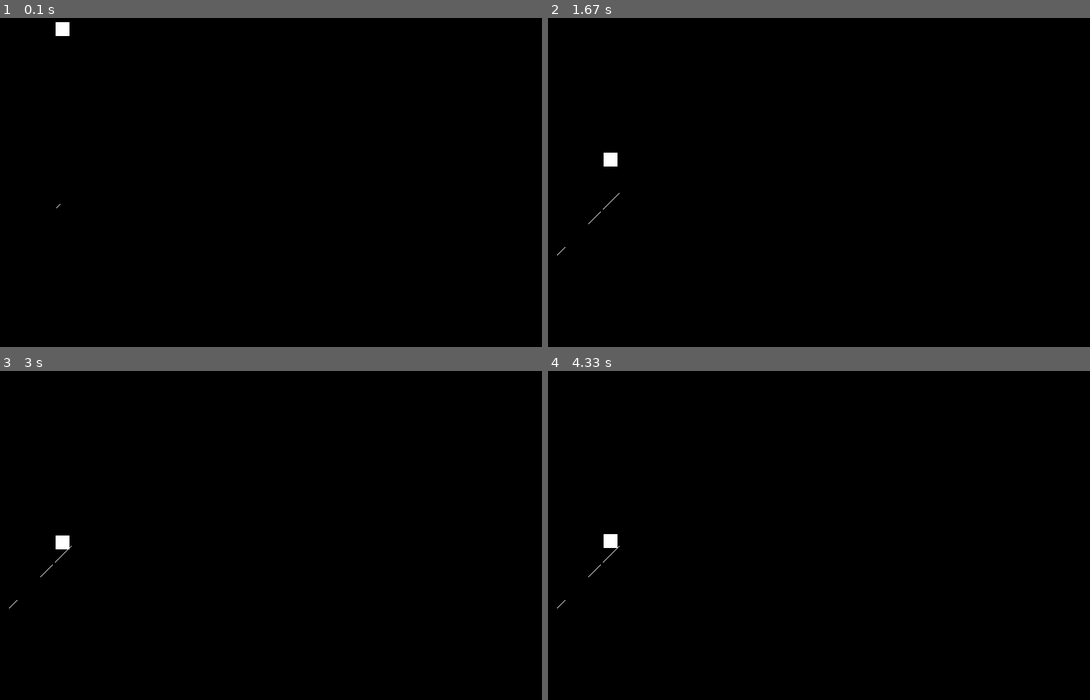
Above: before the commit, frames 1-4 (two rows, left to right).
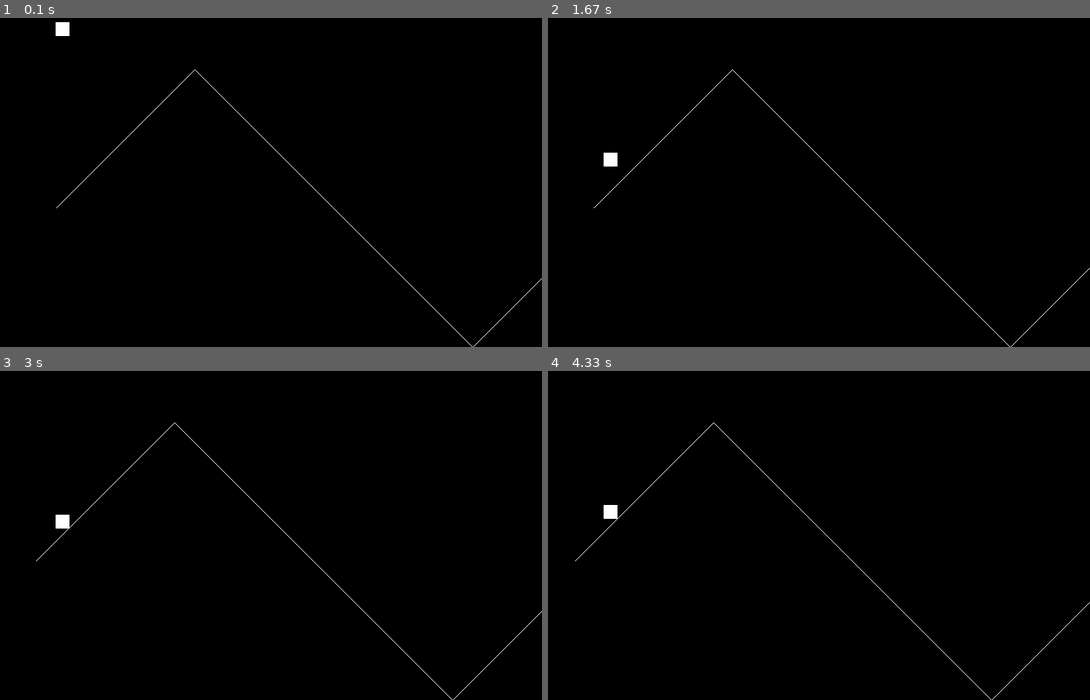
Above: after the commit, the same moments.

Repository: devsalmon/Pygame-Project
Game: pygame game, started from Rider.py
The game is run twice, just before and just after one commit, with the same random seed, the same clock (stepped at 60 frames per second) and the same inputs.
Inputs:
- Up to frame 1 (0.1 s): no input
- Up to frame 2 (1.67 s): tap Space at 0.33, 0.73, 1.03, 1.23, 1.57 s
- Up to frame 3 (3 s): tap Space at 1.87, 2.07, 2.37, 2.63, 2.97 s
- Up to frame 4 (4.33 s): tap Space at 3.27, 3.4, 3.8, 4.1 s

The runs differ from the first frame. In frame 1, 0.2% of the frame differs, in the area x 11-100%, y 15-100%; in frame 2, 0.2%; in frame 3, 0.4%; in frame 4, 0.4%, in the area x 1-100%, y 15-100%.

Commit message:
Screen now scrolls

Diff:
--- a/Rider.py
+++ b/Rider.py
@@ -71,15 +71,12 @@
         self.rect.x = xpos
         self.rect.y = ypos
         self.x_speed = 0
-        self.y_speed = 0
 
     def update(self):
         self.rect.x -= self.x_speed
-        self.rect.y += self.y_speed
 
     def scroll(self, val):
         self.x_speed = val
-        self.y_speed = val
     # End Method
 
 # End Path class
@@ -103,6 +100,25 @@
 # -- Exit game flag set to false
 done = False
 
+    # SPAWN RAMP
+for count in range(5000):
+    if my_Path.rect.y <= 100:
+        turnDown = True
+    if my_Path.rect.y >= 500:
+        turnDown = False
+    if turnDown == False:
+        #Makes ramp go up
+        my_Path = Path(my_Path.rect.x + my_Path.rect.width, my_Path.rect.y - 1)
+        path_group.add(my_Path)
+        all_sprites_group.add(my_Path)
+        #print(my_Player.rect.y)
+    if turnDown == True:
+        #Makes ramp go down
+        my_Path = Path(my_Path.rect.x + my_Path.rect.width, my_Path.rect.y + 1)
+        path_group.add(my_Path)
+        all_sprites_group.add(my_Path)
+#Nextcount
+
 ### -- Game Loop
 while not done:
 
@@ -113,14 +129,16 @@
         elif event.type == pygame.KEYDOWN: # - A key is down
             if event.key == pygame.K_SPACE: # - If the left key pressed
                 for foo in path_group:
-                    my_Path.rect.x -= 1
-                    my_Path.rect.y += 1
+                    #if foo.rect ==
+                    foo.scroll(1)
+                    #foo.rect.y += 10
                 #my_Path.scroll(1)
                 #my_Player.player_set_speed(2) # - Speed set to 4
         elif event.type == pygame.KEYUP: # - A key released
             if event.key == pygame.K_SPACE:
-                #my_Path.scroll(0)
-                my_Player.player_set_speed(0) # Speed set to 0
+                for foo in path_group:
+                    foo.scroll(0)
+                #my_Player.player_set_speed(0) # Speed set to 0
 
                 #Endif
             #Endif
@@ -144,33 +162,7 @@
         #my_Player.rect.y - 1
     else:
         my_Player.player_set_v_gravity(2)
-
-    #Nextcount
-
-    # When not touching path, Player should fall
-    #if my_Player.rect.x >= 400:
-     #   my_Player.player_set_v_gravity(2)
     #Endif
-
-    # SPAWN RAMP
-    #for count in range(120):
-    if my_Path.rect.y <= 100:
-        turnDown = True
-    if my_Path.rect.y >= 500:
-        turnDown = False
-    if turnDown == False:
-        #Makes ramp go up
-        my_Path = Path(my_Path.rect.x + my_Path.rect.width, my_Path.rect.y - 1)
-        path_group.add(my_Path)
-        all_sprites_group.add(my_Path)
-        #print(my_Player.rect.y)
-    if turnDown == True:
-        #Makes ramp go down
-        my_Path = Path(my_Path.rect.x + my_Path.rect.width, my_Path.rect.y + 1)
-        path_group.add(my_Path)
-        all_sprites_group.add(my_Path)
-    #Nextcount
-
 
 # -- Screen background is BLACK
     screen.fill(BLACK)
